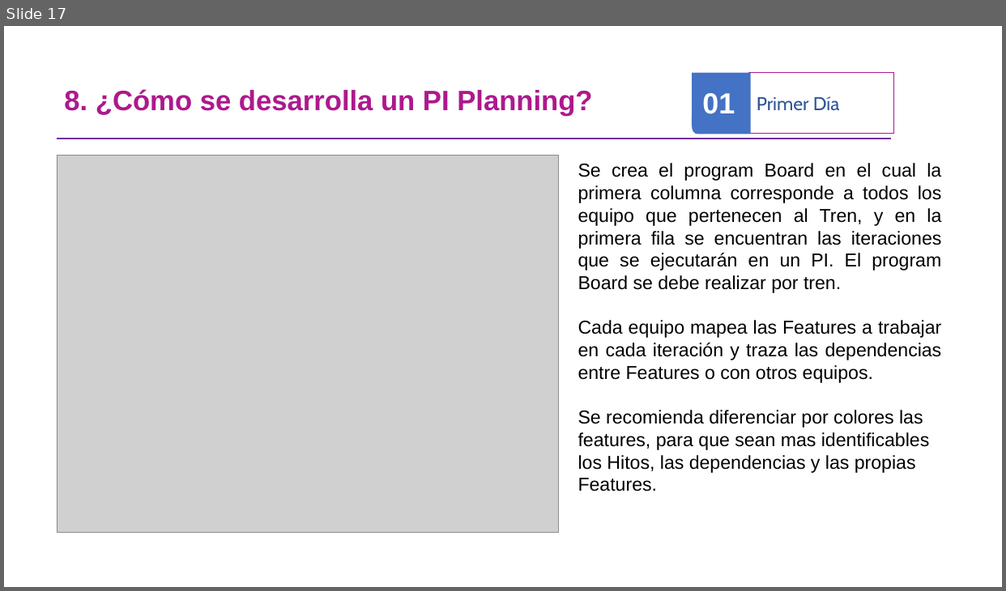
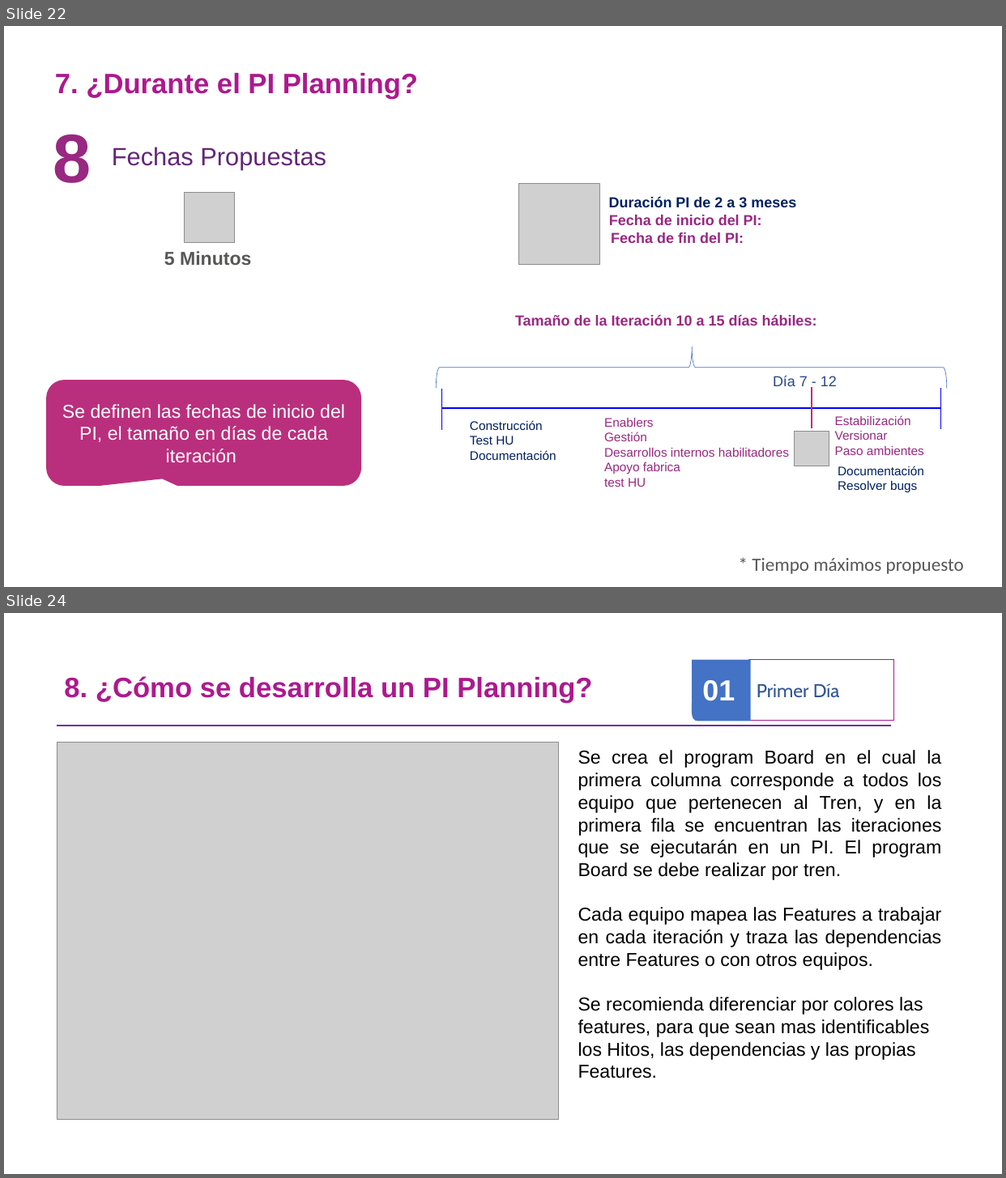
Before and after one commit to omesan/Agile, a slide deck: Stefanini/Stefanini.Clientes/Stefanini.Cliente.Experian/Guia PIPlanning _ExperianV1.0.pptx. Shown one above the other, each under a label of ours: slide 17 before the commit, slides 22 and 24 after it; the slides between them are not shown. The pictures are 1006x591 and 1006x1178 pixels, drawn with LibreOffice and Linux fonts; fonts in the diff are those of the drawing; grey boxes stand for pictures; background and template pictures are left out. Boxes give left, top, right and bottom in pixels: in the first picture for what was removed or moved away, otherwise in the second. Text is boxed around its words. In the diff, an @@ line names an element or a change of style, - is before the commit and + after.

```diff
--- a/Stefanini/Stefanini.Clientes/Stefanini.Cliente.Experian/Guia PIPlanning _ExperianV1.0.pptx
+++ b/Stefanini/Stefanini.Clientes/Stefanini.Cliente.Experian/Guia PIPlanning _ExperianV1.0.pptx
@@ slide 22 added at box(4, 26, 1002, 587), background #FFFFFF @@
@@ text added at box(55, 73, 418, 99), 27 pt, text #AD198D, bold @@
+7. ¿Durante el PI Planning?
@@ text added at box(53, 135, 91, 183), 66 pt, text #982881, bold @@
+8
@@ text added at box(112, 147, 326, 170), 24 pt, text #632678 @@
+Fechas Propuestas
@@ picture added at box(184, 192, 234, 242) @@
@@ picture added at box(518, 184, 599, 265) @@
@@ text added at box(609, 215, 762, 225), 14 pt, text #982881, bold @@
+Fecha de inicio del PI:
@@ text added at box(609, 196, 796, 207), 14 pt, text #002060, bold @@
+Duración PI de 2 a 3 meses
@@ text added at box(611, 233, 744, 243), 14 pt, text #982881, bold @@
+Fecha de fin del PI:
@@ text added at box(164, 251, 251, 265), 18 pt, text #575756, bold @@
+5 Minutos
@@ text added at box(515, 314, 817, 326), 14 pt, text #982881, bold @@
+Tamaño de la Iteración 10 a 15 días hábiles:
@@ left brace added at box(437, 347, 948, 388), outline #4472C4 0.5 pt @@
@@ rounded speech box added at box(47, 381, 361, 485), fill #BA2F7D, outline #BA2F7D 1 pt, 18 pt, text #FFFFFF @@
+Se definen las fechas de inicio del PI, el tamaño en días de cada iteración
@@ line added from (442, 389) to (442, 430), #0000FF 1.5 pt @@
@@ text added at box(773, 376, 837, 386), 14 pt, text #26478D @@
+Día 7 - 12
@@ line added from (812, 387) to (812, 429), #BA2F7D 1.5 pt @@
@@ line added from (941, 388) to (941, 429), #0000FF 1.5 pt @@
@@ line added from (442, 408) to (941, 408), #0000FF 1.5 pt @@
@@ text added at box(470, 420, 556, 460), 12 pt, text #002060 @@
+Construcción
+Test HU
+Documentación
@@ text added at box(604, 418, 789, 487), 12 pt, text #982881 @@
+Enablers
+Gestión
+Desarrollos internos habilitadores
+Apoyo fabrica
+test HU
@@ picture added at box(794, 432, 829, 467) @@
@@ text added at box(835, 416, 924, 455), 12 pt, text #982881 @@
+Estabilización
+Versionar
+Paso ambientes
@@ text added at box(837, 466, 924, 493), 12 pt, text #002060 @@
+Documentación
+Resolver bugs
@@ text added at box(752, 558, 964, 574), 18 pt, text #575756 @@
+* Tiempo máximos propuesto
@@ what was slide 17 is now slide 24 @@
```
Also in this commit, not shown: 10 slides changed, 8 other slides added, 2 slides removed, 15 other files.
